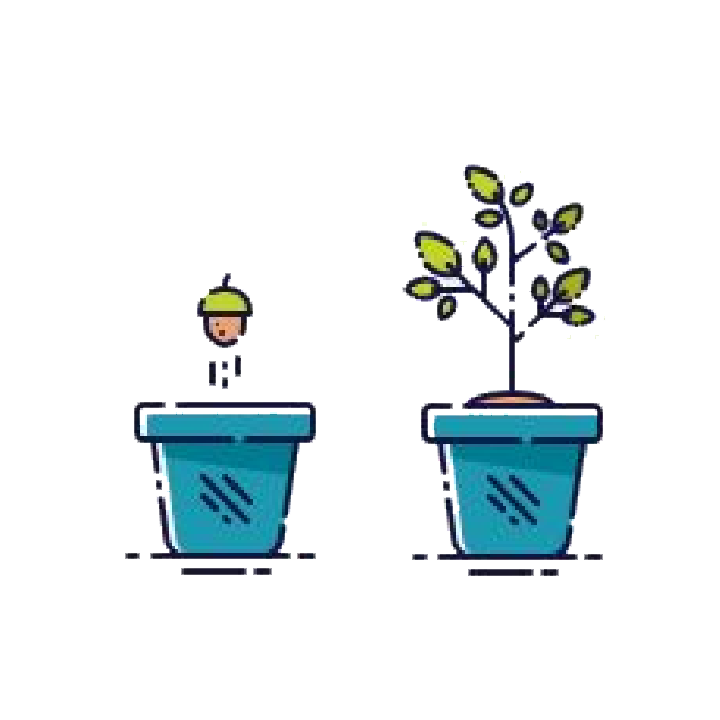
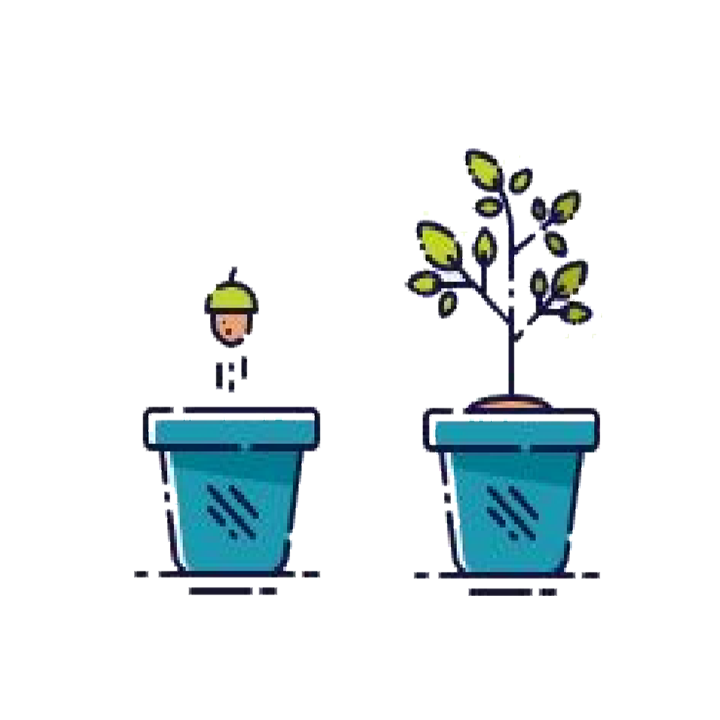
Layered file, before and after one edit (w=720, h=720). Changes by layer:
painted on "Layer 2" over [125, 148, 603, 596]
removed layer "Layer 1" over [402, 164, 605, 576]
